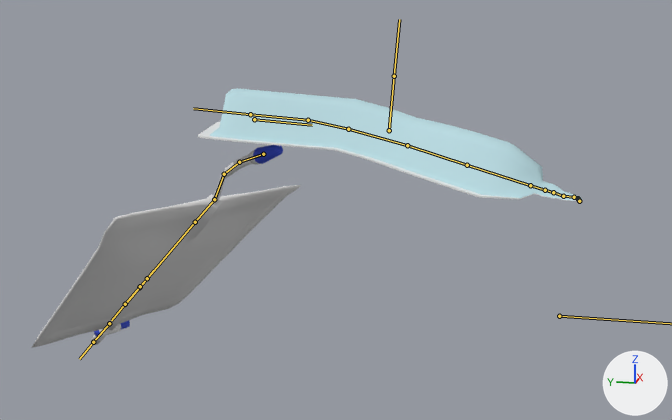
An edit to the FBX model care-up/Assets/Resources/Models/catheter_with_bag2.fbx, drawn before and after from the same camera.
One viewpoint serves both versions: a 50 mm lens placed at (-0.621, -0.182, 0.093), pointed at (0.166, -0.024, -0.104). Every picture has the same lights, and +X, +Y and +Z are marked at lower right. Both versions are drawn at frame 1195 of the action 'catArm|c0510_L_Lib.001'; the numbers are the values there. The bones that bend it are drawn over the model as lines.

The first picture shows 'catCover', 'catOuter', 'catheter_bag', 'catheter_bag_tube.003'.
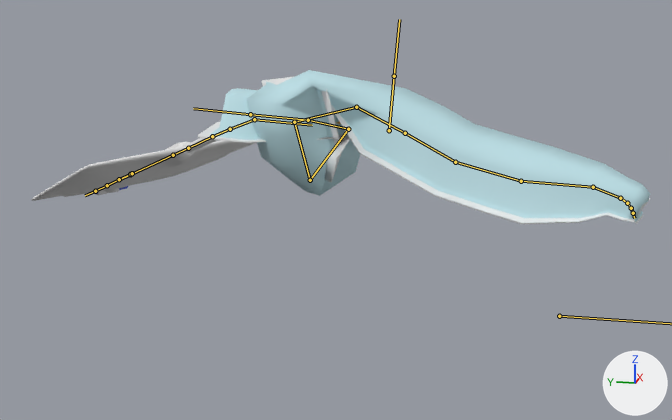
What the commit changed:
Bone 'b.000' (bone_b_000) turns from (-18, -1, 7) to (-14, -26, 128) degrees about its own x, y and z.
Bone 'b.001' (bone_b_001) turns from (-6, 2, 0) to (0, 22, 125) degrees about its own x, y and z.
Bone 'b.002' (bone_b_002) turns from (0, 0, 0) to (-27, -5, 98) degrees about its own x, y and z.
Bone 'b.003' (bone_b_003) turns from (0, 0, 0) to (-46, 31, 13) degrees about its own x, y and z.
Bone 'b.003' (bone_b_003) is rescaled from (0.25, 0.25, 0.25) to (1.0, 1.0, 1.0).
Bone 'b.004' (bone_b_004) turns from (0, 0, 0) to (3, -1, 5) degrees about its own x, y and z.
Bone 'b.004' (bone_b_004) is rescaled from (0.58, 0.58, 0.58) to (1.0, 1.0, 1.0).
Bone 'b.005' (bone_b_005) turns from (0, 0, 0) to (2, 2, -16) degrees about its own x, y and z.
Bone 'b_tube0' (bone_b_tube0) moves from (-0.007, -0.009, -0.022) to (0.0, 0.0, 0.0).
Bone 'b_tube0' (bone_b_tube0) turns from (-23, -8, -39) to (-23, -8, -37) degrees about its own x, y and z.
Bone 'b_tube0.001' (bone_b_tube0_001) turns from (-9, 1, -9) to (-1, 2, -10) degrees about its own x, y and z.
Bone 'b_tube1' (bone_b_tube1) turns from (-20, -4, 2) to (1, 4, -6) degrees about its own x, y and z.
Bone 'b_tube1' (bone_b_tube1) is rescaled from (0.56, 0.56, 0.56) to (1.0, 1.0, 1.0).
Bone 'b_tube2' (bone_b_tube2) turns from (12, 11, 5) to (0, 0, 0) degrees about its own x, y and z.
Bone 'b_tube2' (bone_b_tube2) is rescaled from (1.79, 1.79, 1.79) to (1.0, 1.0, 1.0).
Bone 'bag0' (bone_bag0) turns from (-1, -6, 1) to (0, 0, 0) degrees about its own x, y and z.
Bone 'pi0' (bone_pi0) is rescaled from (1.0, 0.15, 1.0) to (1.0, 0.05, 1.0).

Boxes (x1, y1, x2, y2) around the edits, measured in the pictures (672 x 420 px):
'catOuter', posed (18% wider, 33% taller): before (210, 88, 582, 202); after (210, 70, 650, 222)
'catheter_bag', posed: before (32, 150, 301, 347); after (31, 138, 257, 201)
'catCover', posed (19% wider, 83% taller): before (198, 121, 577, 201); after (198, 77, 650, 224)
'catheter_bag_tube.003', posed (not visible afterwards): before (253, 145, 283, 164)
bone 'b.000', root to tip: before (348, 129) to (407, 145); after (348, 129) to (310, 180)
bone 'b.001', root to tip: before (407, 145) to (467, 165); after (310, 180) to (294, 122)
bone 'b.002', root to tip: before (467, 165) to (530, 185); after (294, 122) to (356, 107)
bone 'b.003', root to tip: before (530, 185) to (545, 190); after (356, 107) to (405, 133)
bone 'b.004', root to tip: before (545, 190) to (553, 192); after (405, 133) to (455, 162)
bone 'b.005', root to tip: before (553, 192) to (563, 196); after (455, 162) to (521, 181)
bone 'b_tube0', root to tip: before (263, 154) to (239, 162); after (254, 119) to (230, 129)
bone 'b_tube0.001', root to tip: before (239, 162) to (224, 174); after (230, 129) to (212, 136)
bone 'b_tube1', root to tip: before (224, 174) to (214, 199); after (212, 136) to (188, 148)
bone 'b_tube2', root to tip: before (214, 199) to (195, 222); after (188, 148) to (173, 155)
bone 'bag0', root to tip: before (195, 222) to (140, 287); after (173, 155) to (130, 174)
bone 'pi0', root to tip: before (140, 286) to (147, 278); after (130, 174) to (132, 173)
